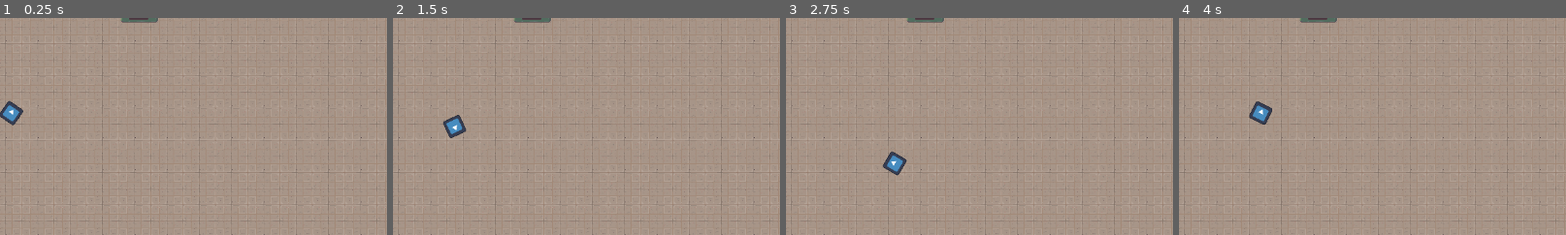
Above: before the commit, frames 1-4 (left to right).
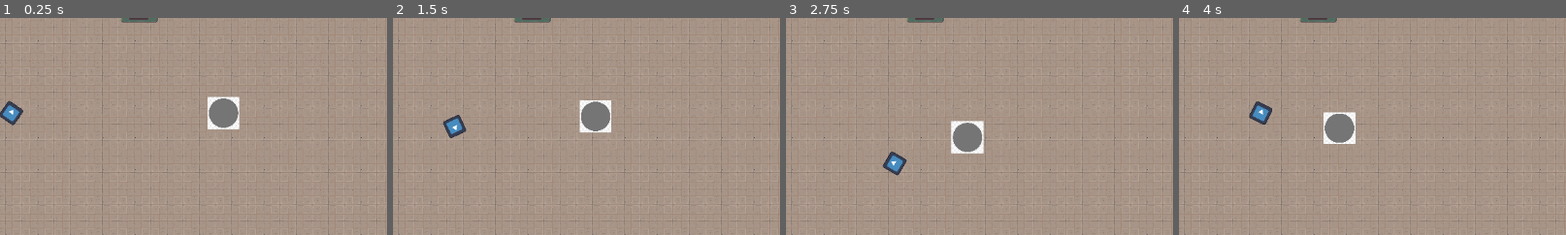
Above: after the commit, the same moments.

Repository: Sylvvs/CoopPuzzle
Game: Godot game, scene res://scenes/logic/scene_handler.tscn
Same seed, same stepped clock (60 frames per second), same inputs: the game is played once before the commit and once after it. The engine's default icon, where the game draws it, is replaced by a stand-in: a white triangle on a blue panel in a dark square.
Inputs (mouse positions are % of the whole screen's width and height, from its top left):
- Up to frame 1 (0.25 s): no input
- Up to frame 2 (1.5 s): move the mouse to (72, 45) at 0.52 s; hold D (right) 0.53-1.28 s; hold E (interact) 0.53-1.28 s; move the mouse to (30, 55) at 1.27 s; hold S (down) from 1.28 s (still down); tap Space (shoot) at 1.35 s
- Up to frame 3 (2.75 s): move the mouse to (60, 28) at 2.02 s; release S (down) at 2.03 s; hold D (right) from 2.03 s (still down); hold E (interact) from 2.03 s (still down)
- Up to frame 4 (4 s): move the mouse to (45, 70) at 2.77 s; release D (right) at 2.78 s; release E (interact) at 2.78 s; hold W (up) 2.78-3.53 s; tap Space (shoot) at 2.85 s; move the mouse to (80, 65) at 3.52 s; hold A (left) from 3.53 s (still down); hold E (interact) from 3.53 s (still down)
The pictures show only the part of the screen within x 39-89%, y 16-66%; the shares and areas given below are measured in that part.

The runs differ from the first frame. In frame 1, 1.2% of the frame differs, in the area x 53-62%, y 36-52%; in frame 2, 1.2%; in frame 3, 1.3%, in the area x 42-52%, y 47-63%; in frame 4, 1.2%.

Commit message:
enemy smoving

Diff:
--- /dev/null
+++ b/enemies/test_enemy.gd
@@ -0,0 +1,18 @@
+extends CharacterBody2D
+
+var player
+
+
+func _ready() -> void:
+	player = get_tree().get_first_node_in_group('player')
+
+
+func _physics_process(_delta: float) -> void:
+	var body = null;
+	for i in get_slide_collision_count():
+		var collision = get_slide_collision(i)
+		body = collision.get_collider()
+	if body == null or !body.is_in_group('player'):
+		position.x = move_toward(position.x,player.global_position.x,_delta*25)
+		position.y = move_toward(position.y,player.global_position.y,_delta*25)
+	move_and_slide()
--- /dev/null
+++ b/enemies/test_enemy.tscn
@@ -0,0 +1,28 @@
+[gd_scene load_steps=5 format=3 uid="uid://bjgqwnsi6fr2k"]
+
+[ext_resource type="Script" uid="uid://bb31720s0lbpe" path="res://enemies/test_enemy.gd" id="1_2bghh"]
+[ext_resource type="Texture2D" uid="uid://dhq6r3a3gg4na" path="res://enemies/enemy sprites/pngtree-circle-clipart-gray-circle-png-image_2381994.jpg" id="1_lcl3f"]
+
+[sub_resource type="CircleShape2D" id="CircleShape2D_2bghh"]
+radius = 22.022715
+
+[sub_resource type="CircleShape2D" id="CircleShape2D_8ifd5"]
+radius = 22.0
+
+[node name="TestEnemy" type="CharacterBody2D"]
+script = ExtResource("1_2bghh")
+
+[node name="Sprite2D" type="Sprite2D" parent="."]
+scale = Vector2(0.13194443, 0.13194443)
+texture = ExtResource("1_lcl3f")
+
+[node name="Area2D" type="Area2D" parent="."]
+
+[node name="CollisionShape2D" type="CollisionShape2D" parent="Area2D"]
+visible = false
+shape = SubResource("CircleShape2D_2bghh")
+
+[node name="CollisionShape2D" type="CollisionShape2D" parent="."]
+shape = SubResource("CircleShape2D_8ifd5")
+
+[connection signal="body_shape_entered" from="Area2D" to="." method="_on_area_2d_body_shape_entered"]
--- a/scenes/player.gd
+++ b/scenes/player.gd
@@ -1,9 +1,15 @@
 extends CharacterBody2D
 const SPEED = 100.0
 
+var health = 100
+
 func _physics_process(_delta: float) -> void:
 	velocity = Vector2.ZERO
+
+
 	look_at(get_global_mouse_position())
+
+
 	if Input.is_action_pressed("up"):
 		velocity.y -= SPEED
 	if Input.is_action_pressed('down'):
@@ -18,3 +24,8 @@
 
 	velocity = velocity.limit_length(SPEED)
 	move_and_slide()
+
+
+
+	if health <= 0:
+		get_tree().quit()
--- a/scenes/player.tscn
+++ b/scenes/player.tscn
@@ -6,6 +6,7 @@
 [sub_resource type="CapsuleShape2D" id="CapsuleShape2D_u8vuu"]
 
 [node name="CharacterBody2D" type="CharacterBody2D" groups=["player"]]
+collision_mask = 2
 script = ExtResource("1_g2els")
 
 [node name="CollisionShape2D" type="CollisionShape2D" parent="."]
--- a/scenes/testlevel.tscn
+++ b/scenes/testlevel.tscn
@@ -8,6 +8,7 @@
 [ext_resource type="Texture2D" uid="uid://dh4gjcudcwlw4" path="res://sprites/horror/Outside.png" id="6_ihbyj"]
 [ext_resource type="PackedScene" uid="uid://f451jspvsyb4" path="res://scenes/player.tscn" id="7_bx6wm"]
 [ext_resource type="Script" uid="uid://bj24gumcic2lt" path="res://scripts/interacts/default.gd" id="7_fljaa"]
+[ext_resource type="PackedScene" uid="uid://bjgqwnsi6fr2k" path="res://enemies/test_enemy.tscn" id="9_cu7rf"]
 
 [sub_resource type="TileSetAtlasSource" id="TileSetAtlasSource_ifqpo"]
 texture = ExtResource("1_hyqgw")
@@ -7196,3 +7197,7 @@
 
 [node name="CharacterBody2D" parent="." instance=ExtResource("7_bx6wm")]
 position = Vector2(465, 247)
+
+[node name="TestEnemy" parent="." instance=ExtResource("9_cu7rf")]
+position = Vector2(787, 251)
+collision_layer = 2
Binary file added: enemies/enemy sprites/pngtree-circle-clipart-gray-circle-png-image_2381994.jpg
Not shown, added: enemies/enemy sprites/pngtree-circle-clipart-gray-circle-png-image_2381994.jpg.import
Not shown, added: enemies/test_enemy.gd.uid
Not shown: 1 places in scenes/testlevel.tscn that only renumber resources
